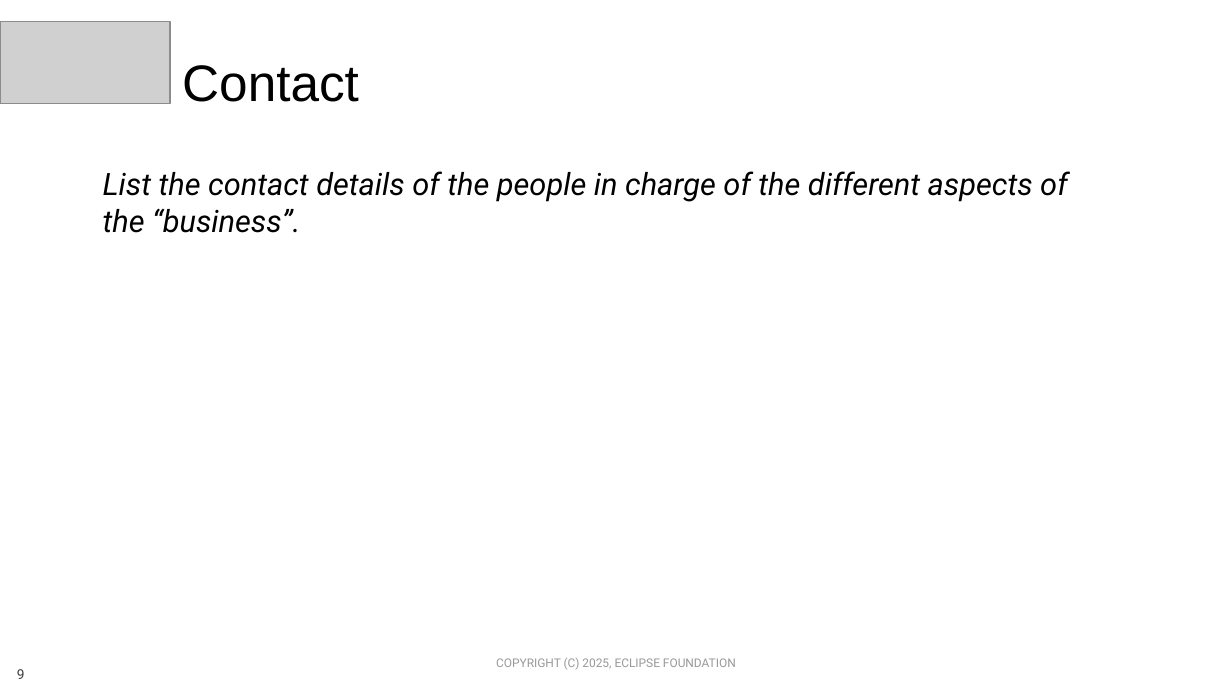
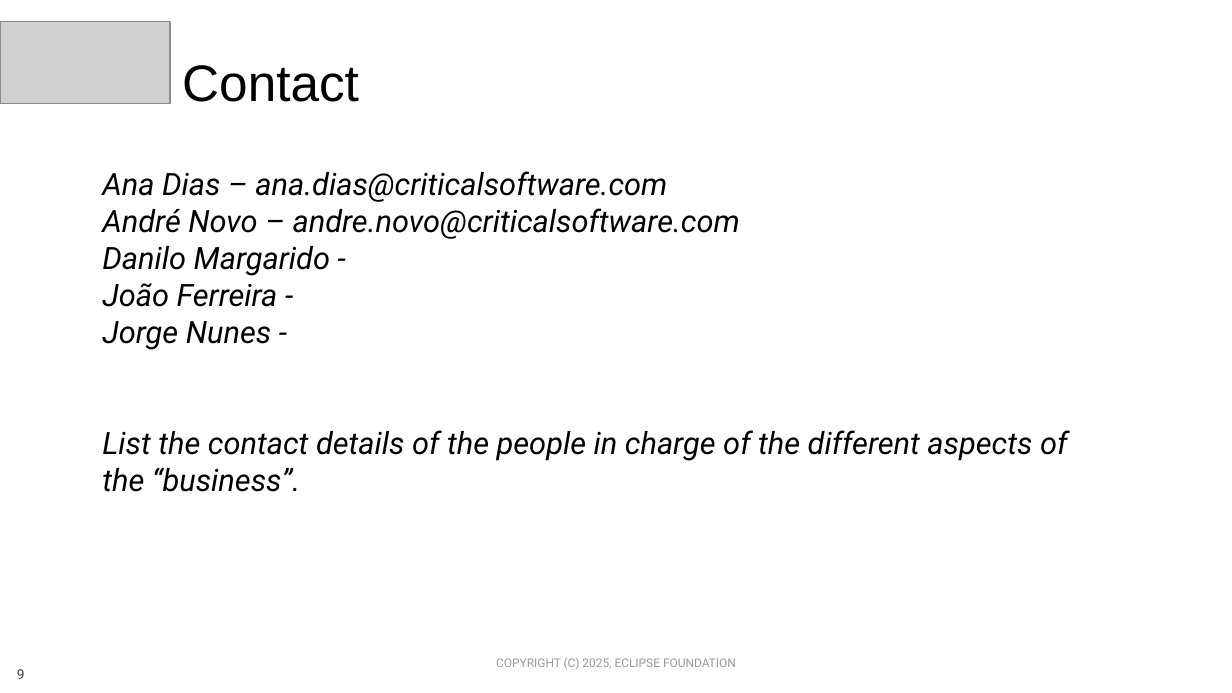
Before and after one commit to Eclipse-SDV-Hackathon-Chapter-Three/criticallites, a slide deck: slide 9 of SDV Hackathon 2025 - Pitching Slides Template.pptx. Drawn at 1232x693 pixels with LibreOffice and Linux fonts; fonts in the diff are those of the drawing; grey boxes stand for pictures; background and template pictures are left out. Boxes give left, top, right and bottom in pixels: in the first picture for what was removed or moved away, otherwise in the second. Text is boxed around its words. In the diff, an @@ line names an element or a change of style, - is before the commit and + after.

```diff
--- a/SDV Hackathon 2025 - Pitching Slides Template.pptx
+++ b/SDV Hackathon 2025 - Pitching Slides Template.pptx
@@ text at bbox=[102, 171, 740, 350]: paragraphs added @@
+Ana Dias – ana.dias@criticalsoftware.com
+André Novo – andre.novo@criticalsoftware.com
+Danilo Margarido -
+João Ferreira -
+Jorge Nunes -
```
Also in this commit, not shown: 8 other slides changed, 1 slide added, 1 slide removed.
